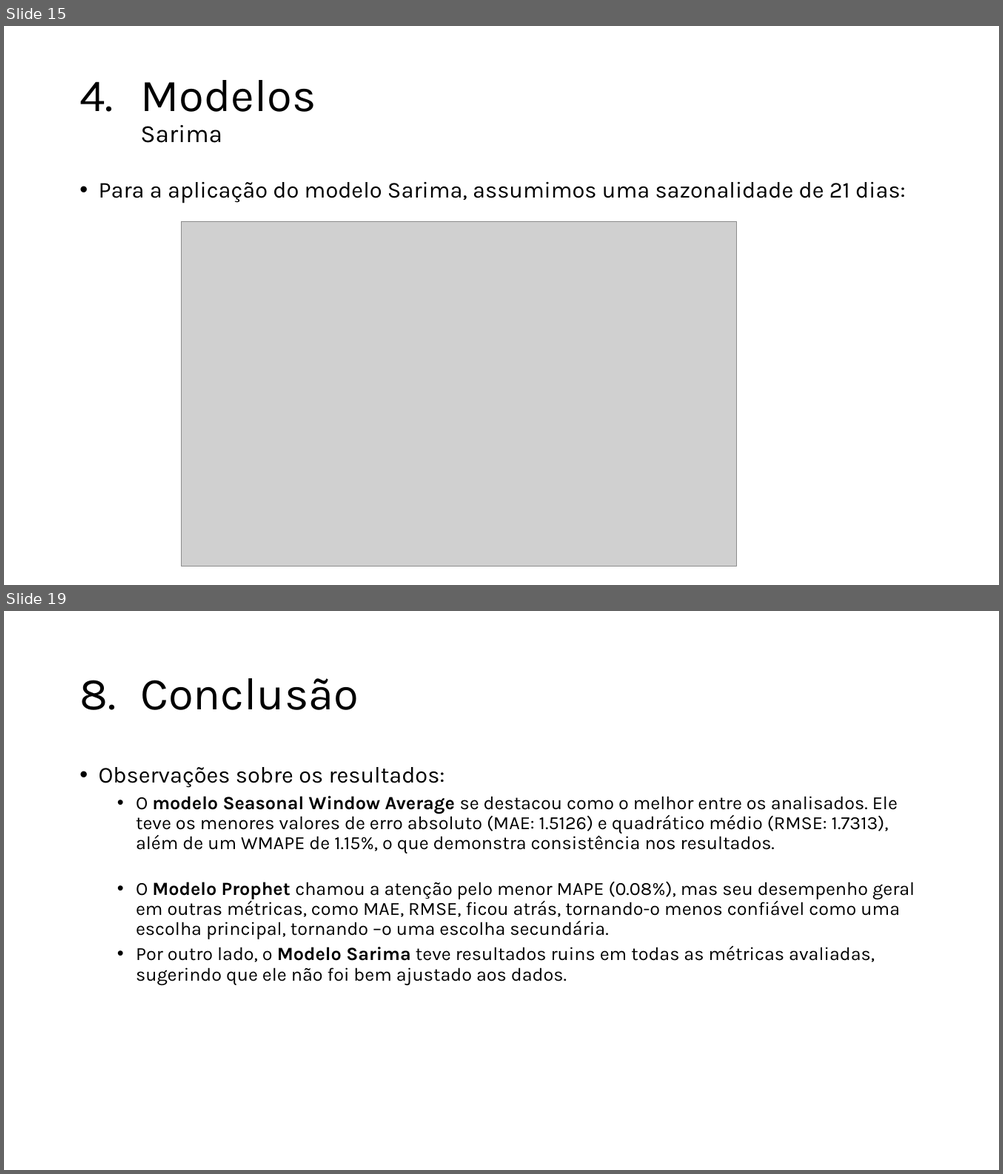
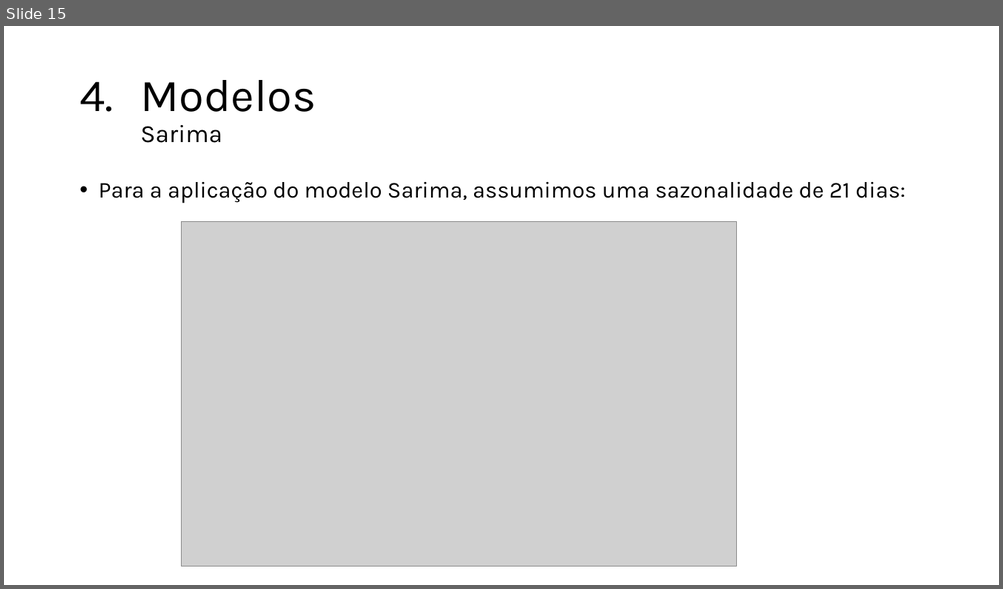
Before and after one commit to jdlmauricio/techalleg_fase_2, a slide deck: Tech Challenge 2.pptx. Shown one above the other, each under a label of ours: slides 15 and 19 before the commit, slide 15 after it; the slides between them are not shown. The pictures are 1003x1174 and 1003x589 pixels, drawn with LibreOffice and Linux fonts; fonts in the diff are those of the drawing; grey boxes stand for pictures; background and template pictures are left out. Boxes give left, top, right and bottom in pixels: in the first picture for what was removed or moved away, otherwise in the second. Text is boxed around its words. In the diff, an @@ line names an element or a change of style, - is before the commit and + after.

```diff
--- a/Tech Challenge 2.pptx
+++ b/Tech Challenge 2.pptx
@@ slide 19 removed at (4, 611, 999, 1170), background picture (left out) @@
@@ title removed at (140, 678, 358, 710) @@
-8. Conclusão
@@ text removed at (99, 767, 914, 985) @@
-• Observações sobre os resultados:
-  • O modelo Seasonal Window Average se destacou como o melhor entre os analisados. Ele teve os menores valores de erro absoluto (MAE: 1.5126) e quadrático médio (RMSE: 1.7313), além de um WMAPE de 1.15%, o que demonstra consistência nos resultados.
-  • O Modelo Prophet chamou a atenção pelo menor MAPE (0.08%), mas seu desempenho geral em outras métricas, como MAE, RMSE, ficou atrás, tornando-o menos confiável como uma escolha principal, tornando –o uma escolha secundária.
-  • Por outro lado, o Modelo Sarima teve resultados ruins em todas as métricas avaliadas, sugerindo que ele não foi bem ajustado aos dados.
```
Also in this commit, not shown: 4 slides changed, 1 other file.
